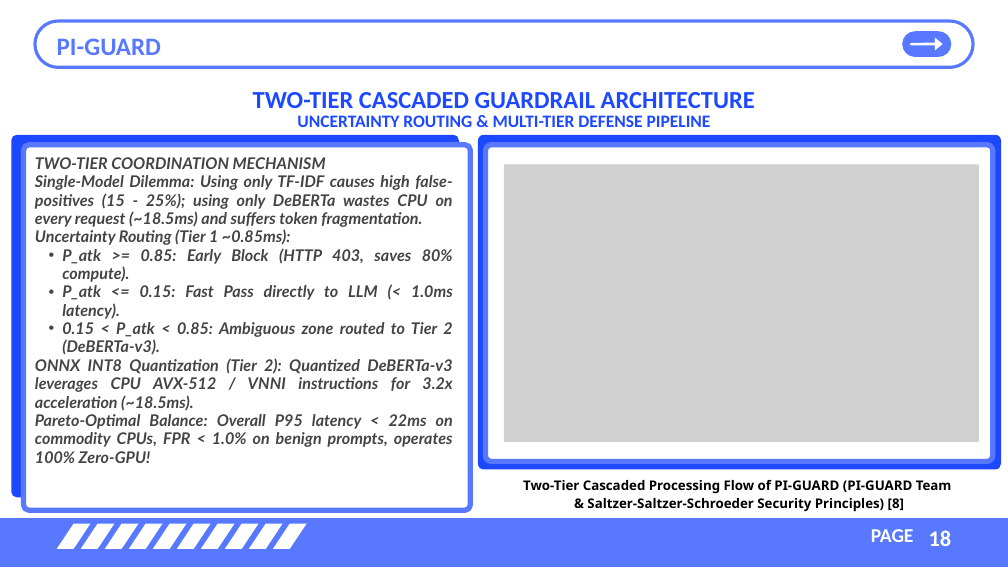
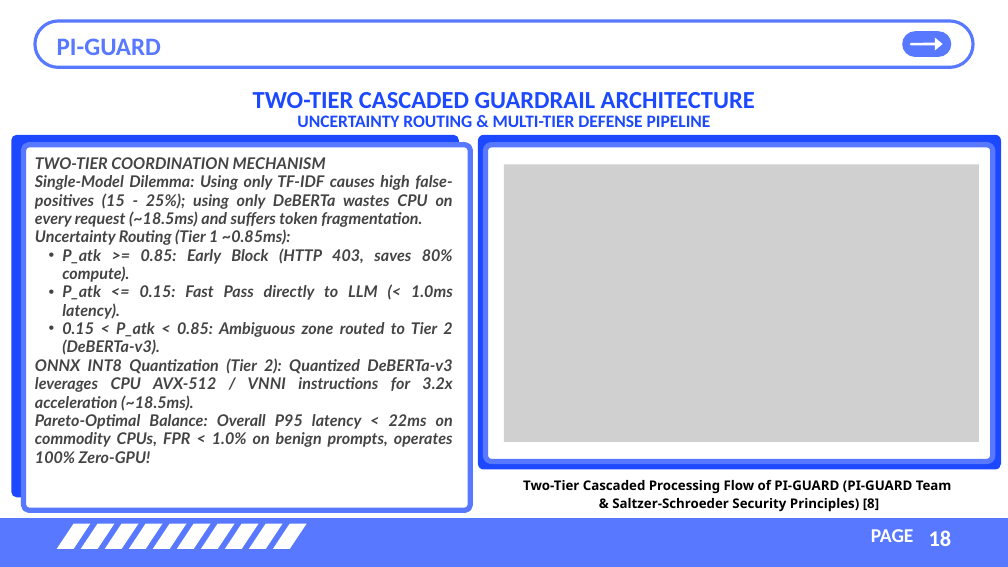
Before and after one commit to nvtruongops/pi-guard, a slide deck: slide 18 of Final-Report/reports/PI-GUARD-Present-109.pptx. Drawn at 1008x567 pixels with LibreOffice and Linux fonts; fonts in the diff are those of the drawing; grey boxes stand for pictures. Boxes give left, top, right and bottom in pixels: in the first picture for what was removed or moved away, otherwise in the second. Text is boxed around its words. In the diff, an @@ line names an element or a change of style, - is before the commit and + after.

Commit message:
docs(presentation): update Tencent paper citation and fix caption typo in PI-GUARD-Present-109.pptx

```diff
--- a/Final-Report/reports/PI-GUARD-Present-109.pptx
+++ b/Final-Report/reports/PI-GUARD-Present-109.pptx
@@ text at [612, 498, 879, 512]: text changed @@
-& Saltzer-Saltzer-Schroeder Security Principles) [8]
+& Saltzer-Schroeder Security Principles) [8]
```
Also in this commit, not shown: 2 other slides changed, 4 other files.
